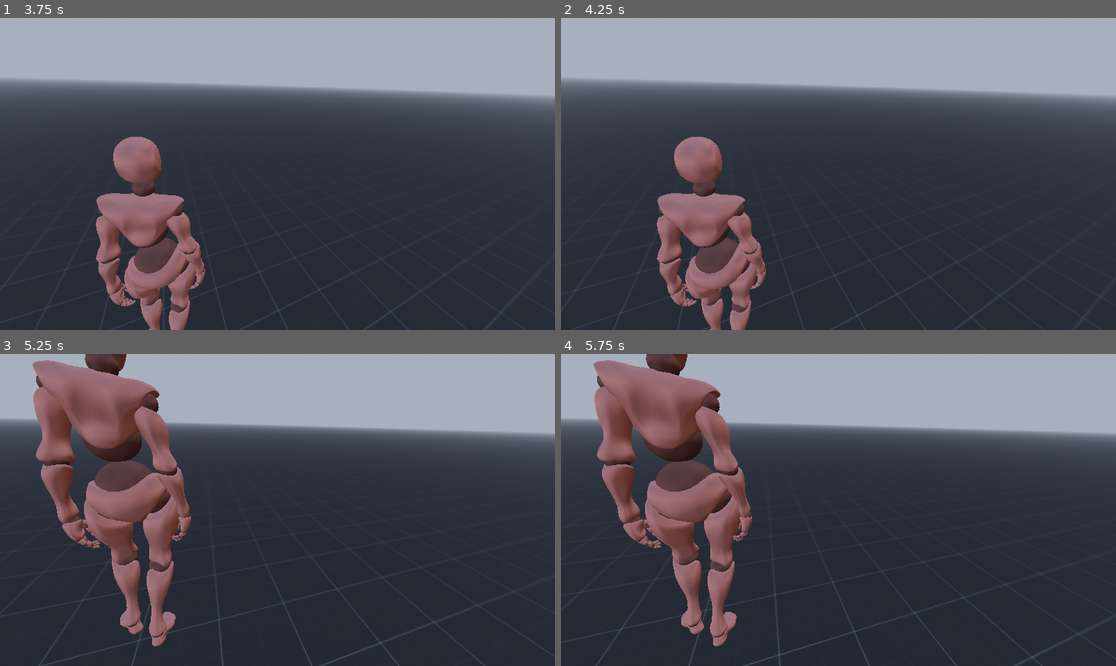
Above: before the commit, frames 1-4 (two rows, left to right).
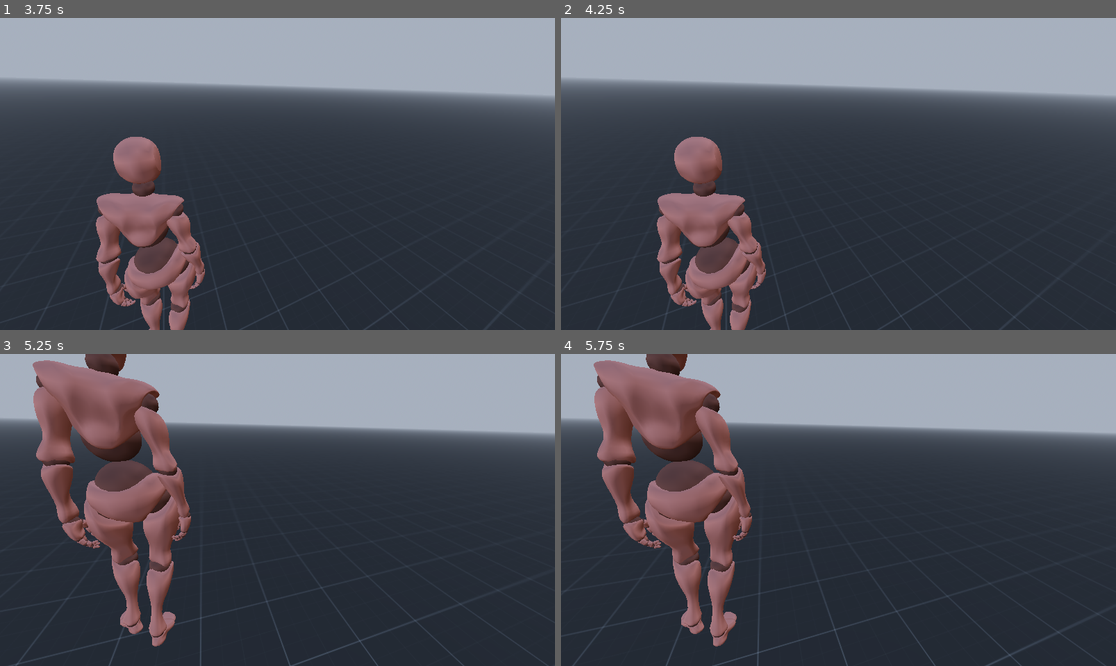
Above: after the commit, the same moments.

Repository: BenjaNavarro/oni-academy
Game: Godot game, scene res://scenes/main.tscn
Two runs of this game, one before a commit and one after it. Both use one fixed random seed, a clock stepped at 60 frames per second and the inputs below.
Inputs (mouse positions are in pixels of both pictures, inside the frame that each line leads up to):
- Up to frame 1 (3.75 s): tap Enter at 0.5, 2.85 s; move the mouse to (305, 174) at 0.52 s; hold Shift (sprint) 0.53-1.28 s; hold W (move_forward) from 0.53 s (still down); click (305, 174) at 0.67 s; tap Space (jump) at 0.77, 1.52, 2, 3.02 s; move the mouse to (249, 174) at 1.27 s; tap Ctrl (crouch) at 1.35 s; tap Shift (sprint) at 1.55, 3.05 s; move the mouse to (288, 167) at 2.02 s; hold Shift (sprint) 2.03-2.78 s; move the mouse to (271, 180) at 2.77 s; click (271, 180) at 2.92 s; move the mouse to (316, 177) at 3.52 s; hold Shift (sprint) from 3.53 s (still down); tap Keypad Enter at 3.6 s
- Up to frame 2 (4.25 s): keep holding W (move_forward); keep holding Shift (sprint); tap Space (jump) at 3.77 s
- Up to frame 3 (5.25 s): keep holding W (move_forward); move the mouse to (233, 506) at 4.27 s; release Shift (sprint) at 4.28 s; tap Shift (sprint) at 4.35 s; tap Space (jump) at 4.52 s; move the mouse to (283, 510) at 5.02 s; hold Ctrl (crouch) from 5.03 s (still down); click (283, 510) at 5.17 s
- Up to frame 4 (5.75 s): keep holding W (move_forward); keep holding Ctrl (crouch); tap Shift (sprint) at 5.3 s

Frame 1 is identical in both runs. In frame 2, 0.1% of the frame differs, in the area x 2-95%, y 73-100%; in frame 3, 0.7%, in the area x 1-99%, y 67-100%; in frame 4, 0.7%.

Commit message:
changes

Diff:
--- a/scripts/bhop_debugger.gd
+++ b/scripts/bhop_debugger.gd
@@ -69,20 +69,36 @@
 	state_air.modulate = Color(0.3, 0.67, 0.97) if not player_ref.is_on_floor() else Color(0.2, 0.2, 0.2)
 	state_ground.modulate = Color(0, 0.83, 0.67) if player_ref.is_on_floor() else Color(0.2, 0.2, 0.2)
 	state_window.modulate = Color(1, 0.8, 0) if player_ref.bhop_window_active else Color(0.2, 0.2, 0.2)
-	state_bhop.modulate = Color(1, 0.3, 0.3) if player_ref.bhop_speed_bonus > 0 else Color(0.2, 0.2, 0.2)
+
+	var is_jedi = "is_jedi_sprinting" in player_ref and player_ref.is_jedi_sprinting
+	if is_jedi:
+		state_bhop.text = "JEDI"
+		state_bhop.modulate = Color(0.2, 0.85, 1.0)
+	elif player_ref.bhop_speed_bonus > 0:
+		state_bhop.text = "BHOP"
+		state_bhop.modulate = Color(1, 0.3, 0.3)
+	else:
+		state_bhop.text = "BHOP"
+		state_bhop.modulate = Color(0.2, 0.2, 0.2)
 
 	# ---------- RESULTADO ----------
 	real_speed_label.text = "Velocidad: %.1f u/s" % player_ref.get_horizontal_speed()
 	# Color según velocidad
 	var real_speed = player_ref.get_horizontal_speed()
-	if real_speed > player_ref.speed_run:
+	if is_jedi:
+		real_speed_label.modulate = Color(0.2, 0.85, 1.0)
+	elif real_speed > player_ref.speed_run:
 		real_speed_label.modulate = Color(1, 0.3, 0.3)  # Rojo = más rápido que sprint
 	elif real_speed > player_ref.speed_base:
 		real_speed_label.modulate = Color(1, 0.8, 0)    # Amarillo = entre caminar y sprint
 	else:
 		real_speed_label.modulate = Color(0.5, 0.5, 0.5) # Gris = caminando
 
-	if player_ref.bhop_chain_count > 0:
+	if is_jedi:
+		var anim_scale = player_ref.anim_speed_scale if "anim_speed_scale" in player_ref else 1.0
+		result_label.text = "JEDI SPRINT! Chain: %d | +%.1f (x%.2f anim)" % [player_ref.bhop_chain_count, player_ref.bhop_speed_bonus, anim_scale]
+		result_label.modulate = Color(0.2, 0.85, 1.0)
+	elif player_ref.bhop_chain_count > 0:
 		result_label.text = "Chain: %d | Bonus: +%.1f" % [player_ref.bhop_chain_count, player_ref.bhop_speed_bonus]
 		result_label.modulate = Color(0, 0.83, 0.67)
 	else:
--- a/scripts/player.gd
+++ b/scripts/player.gd
@@ -26,8 +26,8 @@
 @export var bhop_enabled: bool = true
 @export var bhop_window_perfect: float = 0.12   # Timing perfecto al aterrizar
 @export var bhop_window_good: float = 0.22      # Timing aceptable
-@export var bhop_speed_increment: float = 1.5   # Cuánto suma cada hop exitoso
-@export var bhop_max_speed: float = 18.0        # Velocidad tope (evita volverse loco)
+@export var bhop_speed_increment: float = 1.0   # Cuánto suma cada hop exitoso (crecimiento progresivo)
+@export var bhop_max_speed: float = 9.5         # Velocidad tope controlada (evita salir disparado)
 @export var bhop_stamina_cost: float = 12.0     # Stamina consumida por hop
 @export var bhop_momentum_decay: float = 4.0    # Pérdida de velocidad extra por segundo en suelo
 @export var bhop_min_chain_for_boost: int = 2   # Saltos seguidos necesarios para sentir el boost
@@ -54,6 +54,11 @@
 @onready var collision_shape = $CollisionShape3D
 @onready var visuals = $visuals
 @onready var camera_mount = $camera_mount
+@onready var animation_tree: AnimationTree = get_node_or_null("AnimationTree")
+
+# --- JEDI SPRINT & ANIMACIÓN ---
+var is_jedi_sprinting: bool = false
+var anim_speed_scale: float = 1.0
 
 # --- VARIABLES DE ESTADO ---
 var is_crouching = false
@@ -196,10 +201,19 @@
 	if not is_dashing:
 		handle_movement_logic(delta)
 
+	# Limitar velocidad horizontal máxima para evitar salir disparado (excepto durante dash)
+	if not is_dashing:
+		var h_vel = Vector2(velocity.x, velocity.z)
+		if h_vel.length() > bhop_max_speed:
+			h_vel = h_vel.normalized() * bhop_max_speed
+			velocity.x = h_vel.x
+			velocity.z = h_vel.y
+
 	# Físicas
 	move_and_slide()
 	handle_box_pushing()
 	handle_landing_effects()
+	update_animation_parameters(delta)
 
 # =============================================================================
 # BUNNY HOP SYSTEM
@@ -293,17 +307,19 @@
 		bonus_to_add = 0.0
 		bhop_speed_bonus = 0.0
 
+	var base_bhop_speed = speed_run if Input.is_action_pressed("sprint") else speed_base
 	if bonus_to_add > 0:
-		bhop_speed_bonus = min(bhop_speed_bonus + bonus_to_add, bhop_max_speed - speed_base)
+		bhop_speed_bonus = min(bhop_speed_bonus + bonus_to_add, max(0.0, bhop_max_speed - base_bhop_speed))
 
 	# --- DIRECCIÓN DEL SALTO ---
 	var move_dir = (transform.basis * Vector3(input_dir.x, 0, input_dir.y)).normalized()
 	if move_dir == Vector3.ZERO:
 		move_dir = -transform.basis.z
 
-	var target_speed = speed_base
+	var target_speed = base_bhop_speed
 	if forward_amount > bhop_forward_threshold_partial:
 		target_speed += bhop_speed_bonus
+	target_speed = min(target_speed, bhop_max_speed)
 
 	velocity.x = move_dir.x * target_speed
 	velocity.z = move_dir.z * target_speed
@@ -425,9 +441,11 @@
 
 	# --- BHOP EN EL AIRE ---
 	if bhop_speed_bonus > 0 and not is_on_floor():
-		var target_speed = speed_base
+		var base_bhop_speed = speed_run if Input.is_action_pressed("sprint") else speed_base
+		var target_speed = base_bhop_speed
 		if forward_amount > bhop_forward_threshold_partial:
 			target_speed += bhop_speed_bonus
+		target_speed = min(target_speed, bhop_max_speed)
 
 		if direction != Vector3.ZERO:
 			velocity.x = direction.x * target_speed
@@ -524,3 +542,43 @@
 
 func get_horizontal_speed() -> float:
 	return Vector3(velocity.x, 0, velocity.z).length()
+
+# =============================================================================
+# ANIMACIÓN & TIMING JEDI SPRINT
+# =============================================================================
+
+func update_animation_parameters(_delta: float):
+	var h_speed = get_horizontal_speed()
+
+	# Condición para Jedi Sprint:
+	# Requiere cadena mínima de bhop y haber superado la velocidad de carrera estándar
+	var should_jedi_sprint = bhop_chain_count >= bhop_min_chain_for_boost and h_speed > (speed_run + 0.2)
+	is_jedi_sprinting = should_jedi_sprint
+
+	# Escala de velocidad de reproducción (TimeScale) para sincronizar pasos con velocidad real:
+	# A speed_run (5.0) -> escala 1.0
+	# A bhop_max_speed (9.5) -> escala ~1.6
+	if speed_run > 0.0:
+		anim_speed_scale = clamp(h_speed / speed_run, 0.8, 1.8)
+	else:
+		anim_speed_scale = 1.0
+
+	# Si existe AnimationTree configurado, sincronizamos parámetros de forma segura
+	if animation_tree and animation_tree.active:
+		set_anim_param("parameters/conditions/is_jedi_sprint", is_jedi_sprinting)
+		set_anim_param("parameters/conditions/is_running", h_speed > speed_base and not is_jedi_sprinting)
+		set_anim_param("parameters/conditions/is_idle", h_speed < 0.1)
+		set_anim_param("parameters/conditions/is_on_floor", is_on_floor())
+		set_anim_param("parameters/conditions/is_in_air", not is_on_floor())
+
+		# TimeScale para acelerar la animación orgánicamente
+		set_anim_param("parameters/SprintTimeScale/scale", anim_speed_scale)
+		set_anim_param("parameters/TimeScale/scale", anim_speed_scale)
+
+		# Factor de mezcla (0.0 = run normal, 1.0 = sprint máximo)
+		var blend_factor = clamp((h_speed - speed_run) / max(0.1, bhop_max_speed - speed_run), 0.0, 1.0)
+		set_anim_param("parameters/blend_sprint", blend_factor)
+
+func set_anim_param(param_path: String, value: Variant):
+	if animation_tree and param_path in animation_tree:
+		animation_tree.set(param_path, value)
